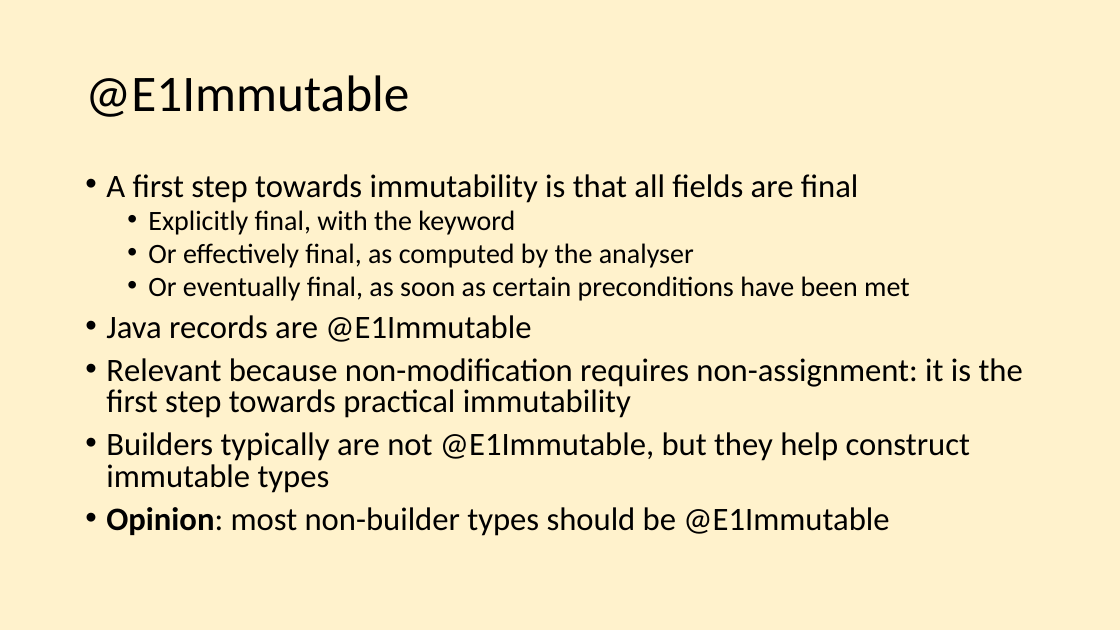
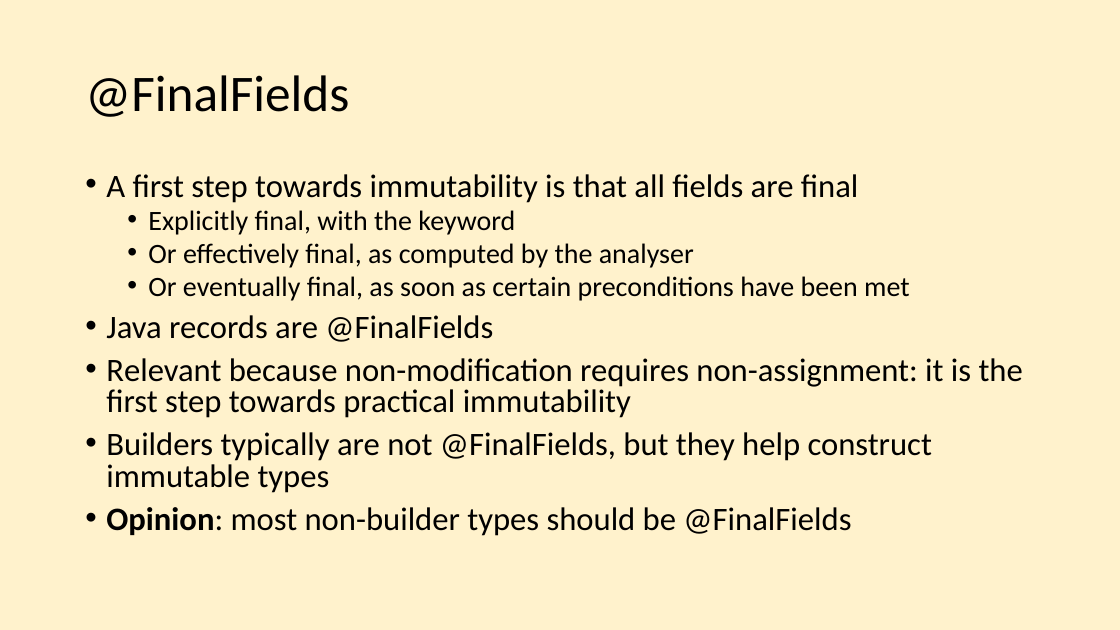
Before and after one commit to e2immu/e2immu-site, a slide deck: slide 11 of static/powerpoint/SlideDeck1.pptx. Drawn at 1120x630 pixels with LibreOffice and Linux fonts; fonts in the diff are those of the drawing. Boxes give left, top, right and bottom in pixels: in the first picture for what was removed or moved away, otherwise in the second. Text is boxed around its words. In the diff, an @@ line names an element or a change of style, - is before the commit and + after.

```diff
--- a/static/powerpoint/SlideDeck1.pptx
+++ b/static/powerpoint/SlideDeck1.pptx
@@ title at (x1=85, y1=75, x2=349, y2=117): text changed @@
-@E1Immutable
+@FinalFields
@@ text at (x1=106, y1=315, x2=493, y2=342): text changed @@
-• Java records are @E1Immutable
+• Java records are @FinalFields
@@ text at (x1=106, y1=432, x2=932, y2=536): text changed @@
-• Builders typically are not @E1Immutable, but they help construct immutable types
-• Opinion: most non-builder types should be @E1Immutable
+• Builders typically are not @FinalFields, but they help construct immutable types
+• Opinion: most non-builder types should be @FinalFields
```
Also in this commit, not shown: 9 other slides changed, 7 other files.
